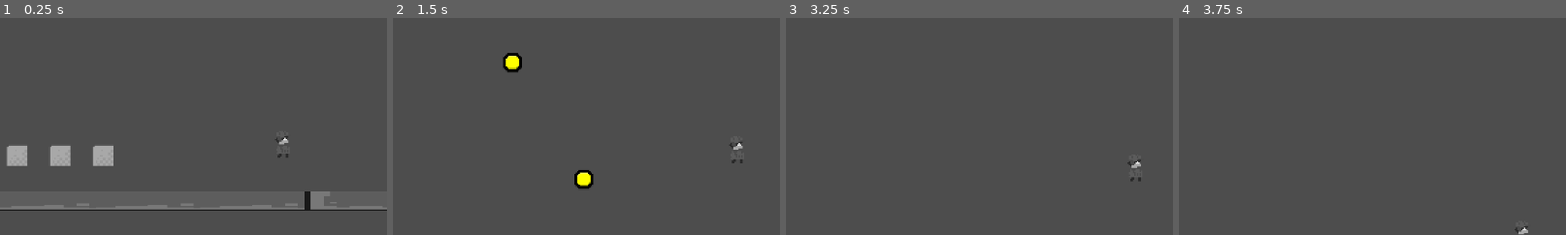
Above: before the commit, frames 1-4 (left to right).
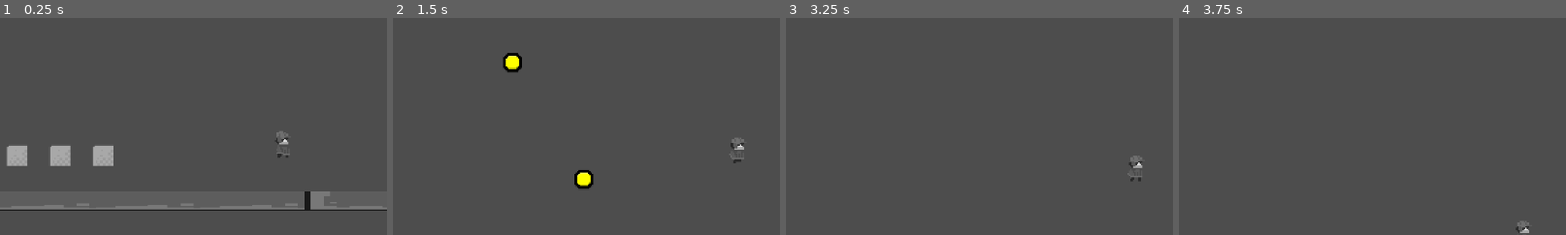
Above: after the commit, the same moments.

Repository: HimeWoo/untitled-paint-game
Game: Godot game, scene res://scenes/item_test.tscn
Same seed, same stepped clock (60 frames per second), same inputs: the game is played once before the commit and once after it.
Inputs (mouse positions are % of the whole screen's width and height, from its top left):
- Up to frame 1 (0.25 s): no input
- Up to frame 2 (1.5 s): tap Enter (ui_accept) at 0.5 s; move the mouse to (72, 45) at 0.52 s; hold Right (ui_right) from 0.53 s (still down); tap Shift (dash) at 0.6 s; click (72, 45) at 0.67 s; tap Space (jump) at 0.77 s; move the mouse to (30, 55) at 1.27 s; tap J (melee_attack) at 1.35 s
- Up to frame 3 (3.25 s): tap Space (jump) at 1.52, 3.02 s; move the mouse to (60, 28) at 2.02 s; release Right (ui_right) at 2.03 s; hold Left (ui_left) 2.03-2.78 s; tap 1 at 2.1 s; tap Enter (ui_accept) at 2.75 s; move the mouse to (45, 70) at 2.77 s; hold Right (ui_right) from 2.78 s (still down); tap Shift (dash) at 2.85 s; click (45, 70) at 2.92 s
- Up to frame 4 (3.75 s): keep holding Right (ui_right); move the mouse to (80, 65) at 3.52 s; tap J (melee_attack) at 3.6 s
The pictures show only the part of the screen within x 12-62%, y 50-100%; the shares and areas given below are measured in that part.

The runs differ from the first frame. In frame 1, less than 0.1% of the frame differs, in the area x 71-75%, y 52-64%; in frame 2, 0.1%, in the area x 86-91%, y 55-67%; in frame 3, less than 0.1%; in frame 4, less than 0.1%.

Commit message:
add: idle and walk animations

Diff:
--- a/untitled-paint-game/scenes/item_test.tscn
+++ b/untitled-paint-game/scenes/item_test.tscn
@@ -118,6 +118,14 @@
 [sub_resource type="RectangleShape2D" id="RectangleShape2D_bvmv3"]
 size = Vector2(617, 14)
 
+[sub_resource type="Resource" id="Resource_bvmv3"]
+resource_local_to_scene = true
+script = ExtResource("6_bvmv3")
+display_name = "Yellow"
+texture = ExtResource("7_5v2uq")
+color = 2
+metadata/_custom_type_script = "uid://d2ullu6tafuic"
+
 [sub_resource type="Resource" id="Resource_5v2uq"]
 resource_local_to_scene = true
 script = ExtResource("6_bvmv3")
@@ -126,14 +134,6 @@
 color = 2
 metadata/_custom_type_script = "uid://d2ullu6tafuic"
 
-[sub_resource type="Resource" id="Resource_jf2wv"]
-resource_local_to_scene = true
-script = ExtResource("6_bvmv3")
-display_name = "Yellow"
-texture = ExtResource("7_5v2uq")
-color = 2
-metadata/_custom_type_script = "uid://d2ullu6tafuic"
-
 [node name="Main" type="Node"]
 
 [node name="concrete_tiles" type="TileMapLayer" parent="."]
--- a/untitled-paint-game/scenes/player.tscn
+++ b/untitled-paint-game/scenes/player.tscn
@@ -1,7 +1,91 @@
-[gd_scene load_steps=4 format=3 uid="uid://b3rae3dafdwir"]
+[gd_scene load_steps=16 format=3 uid="uid://b3rae3dafdwir"]
 
 [ext_resource type="Script" uid="uid://c40lun7bwqact" path="res://scripts/player.gd" id="1_g2els"]
-[ext_resource type="Texture2D" uid="uid://bac84i12ihus7" path="res://assets/charas/sprite-mc.png" id="2_g2els"]
+[ext_resource type="Texture2D" uid="uid://cknx0cbgr468d" path="res://assets/charas/player-idle.png" id="2_dqkch"]
+[ext_resource type="Texture2D" uid="uid://dlju23wppi6q2" path="res://assets/charas/player-walk.png" id="3_qlg0r"]
+
+[sub_resource type="AtlasTexture" id="AtlasTexture_tuyoq"]
+atlas = ExtResource("2_dqkch")
+region = Rect2(0, 0, 16, 20)
+
+[sub_resource type="AtlasTexture" id="AtlasTexture_fjrip"]
+atlas = ExtResource("2_dqkch")
+region = Rect2(16, 0, 16, 20)
+
+[sub_resource type="AtlasTexture" id="AtlasTexture_smehm"]
+atlas = ExtResource("2_dqkch")
+region = Rect2(32, 0, 16, 20)
+
+[sub_resource type="AtlasTexture" id="AtlasTexture_ur7pv"]
+atlas = ExtResource("2_dqkch")
+region = Rect2(48, 0, 16, 20)
+
+[sub_resource type="AtlasTexture" id="AtlasTexture_y4r1p"]
+atlas = ExtResource("2_dqkch")
+region = Rect2(64, 0, 16, 20)
+
+[sub_resource type="AtlasTexture" id="AtlasTexture_d2wvv"]
+atlas = ExtResource("2_dqkch")
+region = Rect2(80, 0, 16, 20)
+
+[sub_resource type="AtlasTexture" id="AtlasTexture_3v2ag"]
+atlas = ExtResource("3_qlg0r")
+region = Rect2(0, 0, 16, 20)
+
+[sub_resource type="AtlasTexture" id="AtlasTexture_jej6c"]
+atlas = ExtResource("3_qlg0r")
+region = Rect2(16, 0, 16, 20)
+
+[sub_resource type="AtlasTexture" id="AtlasTexture_f1ej7"]
+atlas = ExtResource("3_qlg0r")
+region = Rect2(32, 0, 16, 20)
+
+[sub_resource type="AtlasTexture" id="AtlasTexture_oprun"]
+atlas = ExtResource("3_qlg0r")
+region = Rect2(48, 0, 16, 20)
+
+[sub_resource type="SpriteFrames" id="SpriteFrames_a8ls1"]
+animations = [{
+"frames": [{
+"duration": 1.0,
+"texture": SubResource("AtlasTexture_tuyoq")
+}, {
+"duration": 1.0,
+"texture": SubResource("AtlasTexture_fjrip")
+}, {
+"duration": 1.0,
+"texture": SubResource("AtlasTexture_smehm")
+}, {
+"duration": 1.0,
+"texture": SubResource("AtlasTexture_ur7pv")
+}, {
+"duration": 1.0,
+"texture": SubResource("AtlasTexture_y4r1p")
+}, {
+"duration": 1.0,
+"texture": SubResource("AtlasTexture_d2wvv")
+}],
+"loop": true,
+"name": &"idle",
+"speed": 12.0
+}, {
+"frames": [{
+"duration": 1.0,
+"texture": SubResource("AtlasTexture_3v2ag")
+}, {
+"duration": 1.0,
+"texture": SubResource("AtlasTexture_jej6c")
+}, {
+"duration": 1.0,
+"texture": SubResource("AtlasTexture_f1ej7")
+}, {
+"duration": 1.0,
+"texture": SubResource("AtlasTexture_oprun")
+}],
+"loop": true,
+"name": &"walk",
+"speed": 12.0
+}]
 
 [sub_resource type="RectangleShape2D" id="RectangleShape2D_g2els"]
 size = Vector2(9, 20)
@@ -9,9 +93,12 @@
 [node name="Player" type="CharacterBody2D"]
 script = ExtResource("1_g2els")
 
+[node name="AnimatedSprite2D" type="AnimatedSprite2D" parent="."]
+sprite_frames = SubResource("SpriteFrames_a8ls1")
+animation = &"walk"
+autoplay = "idle"
+frame_progress = 0.70874274
+
 [node name="CollisionShape2D" type="CollisionShape2D" parent="."]
 position = Vector2(-0.5, 0)
 shape = SubResource("RectangleShape2D_g2els")
-
-[node name="Sprite2D" type="Sprite2D" parent="."]
-texture = ExtResource("2_g2els")
--- a/untitled-paint-game/scripts/player.gd
+++ b/untitled-paint-game/scripts/player.gd
@@ -23,6 +23,8 @@
 var facing_dir := 1
 
 @export var attack_scene: PackedScene = preload("res://scenes/MeleeAttack.tscn")
+
+@onready var sprite: AnimatedSprite2D = $AnimatedSprite2D
 
 func _ready() -> void:
 	jumps_left = 1
@@ -66,6 +68,7 @@
 			print("Switched to: ", current_paint_color)
 			last_paint_color = current_paint_color
 	# --------------------------
+	_update_animation()
 
 	if not is_on_floor() and not is_dashing:
 		velocity += get_gravity() * delta
@@ -136,3 +139,19 @@
 	await get_tree().create_timer(ATTACK_COOLDOWN).timeout
 	is_attacking = false
 	can_attack = true
+
+func _update_animation() -> void:
+	if sprite == null:
+		return
+	sprite.flip_h = facing_dir < 0
+
+	# Change 0.1 to 1.0 or even 5.0 to prevent micro-movements from triggering 'walk'
+	var is_moving: bool = abs(velocity.x) > 5.0
+
+	var target_anim := "walk" if is_moving else "idle"
+
+	# Add this print line! If your Output log goes crazy switching
+	# between idle/walk, you know this is the problem.
+	if sprite.animation != target_anim:
+		print("Switching animation to: ", target_anim)
+		sprite.play(target_anim)
Not shown, added: untitled-paint-game/assets/charas/player-idle.png.import
Not shown, added: untitled-paint-game/assets/charas/player-walk.png.import
Not shown, added: untitled-paint-game/assets/tiles/tiles-bricks.png.import
Not shown: 1 places in untitled-paint-game/scenes/item_test.tscn that only renumber resources
